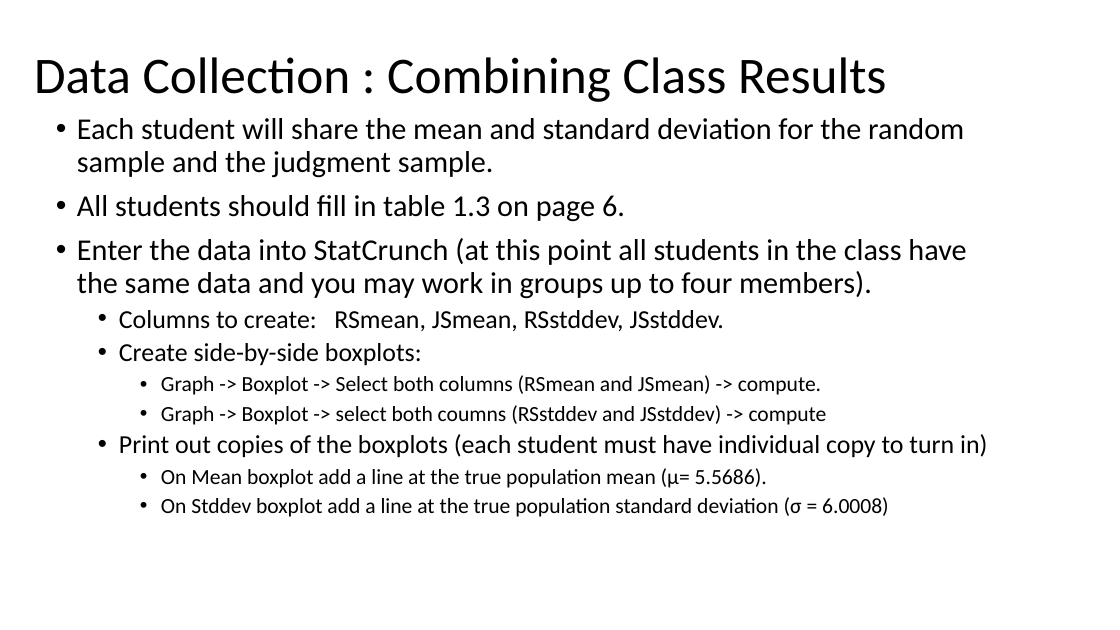
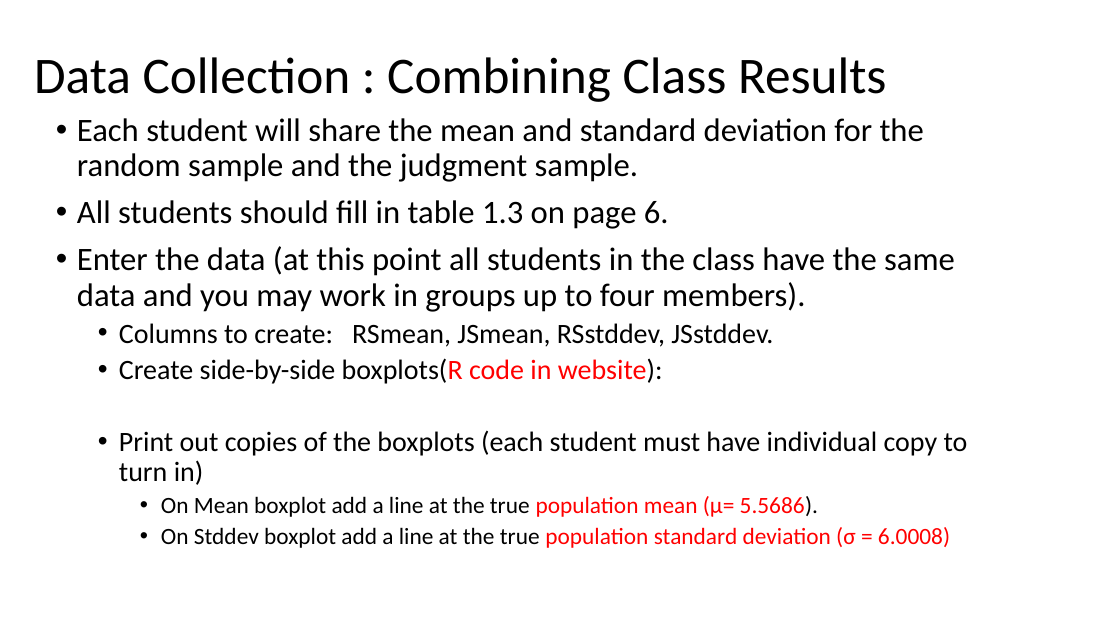
Before and after one commit to Shanlearning/Stat-201-teaching, a slide deck: slide 8 of Lab1/Lab 1.pptx (slide 9 before the commit). Drawn at 1120x630 pixels with LibreOffice and Linux fonts; fonts in the diff are those of the drawing. Boxes give left, top, right and bottom in pixels: in the first picture for what was removed or moved away, otherwise in the second. Text is boxed around its words. In the diff, an @@ line names an element or a change of style, - is before the commit and + after.

```diff
--- a/Lab1/Lab 1.pptx
+++ b/Lab1/Lab 1.pptx
@@ text at (x1=77, y1=118, x2=968, y2=548): size 25.9 to 28 pt in "Each student will share the mean and ...", "All students should fill in table 1.3 ..."; size 22.2 to 24 pt in "Columns to create: RSmean, JSmean, RSstddev, JSstddev.", "Print out copies of the boxplots (each ..."; size 18.5 to 20 pt in "On Mean boxplot add a line at ...", "On Stddev boxplot add a line at ..."; text colour #000000 to #FF0000 in "population mean (µ= 5.5686).", "population standard deviation (σ = 6.0008)" @@
@@ text at (x1=77, y1=246, x2=955, y2=312): text changed; size 25.9 to 28 pt @@
-• Enter the data into StatCrunch (at this point all students in the class have the same data and you may work in groups up to four members).
+• Enter the data (at this point all students in the class have the same data and you may work in groups up to four members).
@@ text at (x1=119, y1=358, x2=663, y2=384): text changed; size 18.5 to 24 pt @@
-  • Create side-by-side boxplots:
-    • Graph -> Boxplot -> Select both columns (RSmean and JSmean) -> compute.
-    • Graph -> Boxplot -> select both coumns (RSstddev and JSstddev) -> compute
+  • Create side-by-side boxplots(R code in website):
```
Also in this commit, not shown: 3 other slides changed, 1 slide removed, 3 other files.
